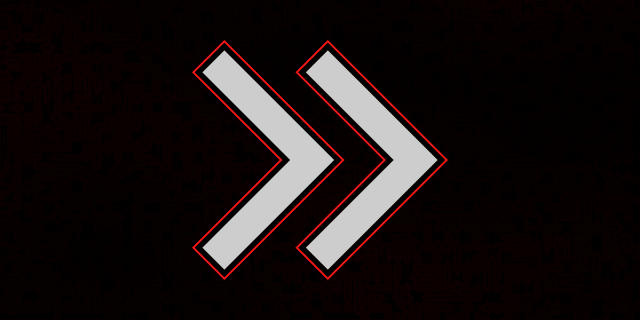
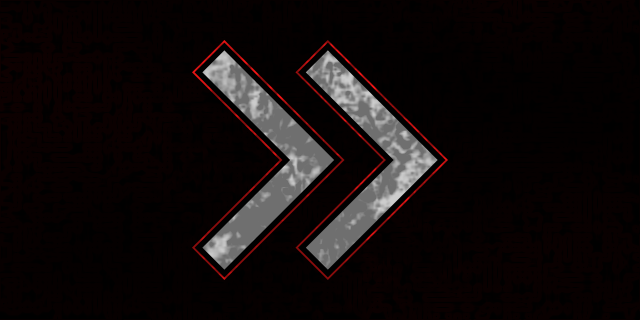
Layered file, before and after one edit (640x320). Changes by layer:
added group "Layer Group" with 2 layers above "Clouds #1" over [146, 0, 504, 320]
added layer "Layer" (46%) in group "Layer Group" over [146, 0, 504, 320]
moved "path1.png" into group "Layer Group" over [192, 40, 448, 280]
